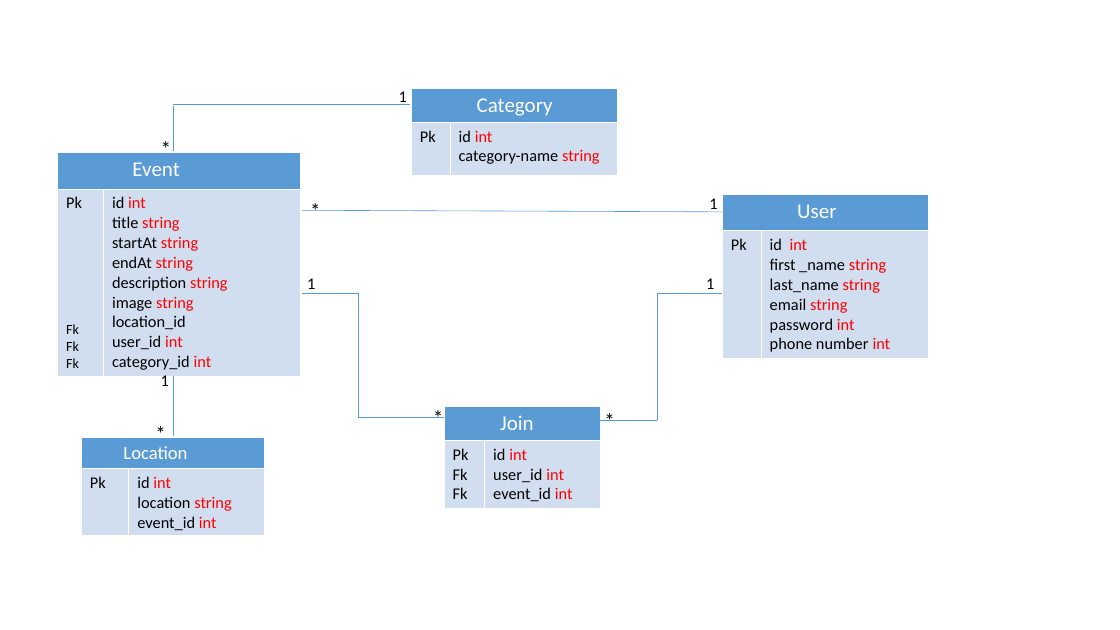
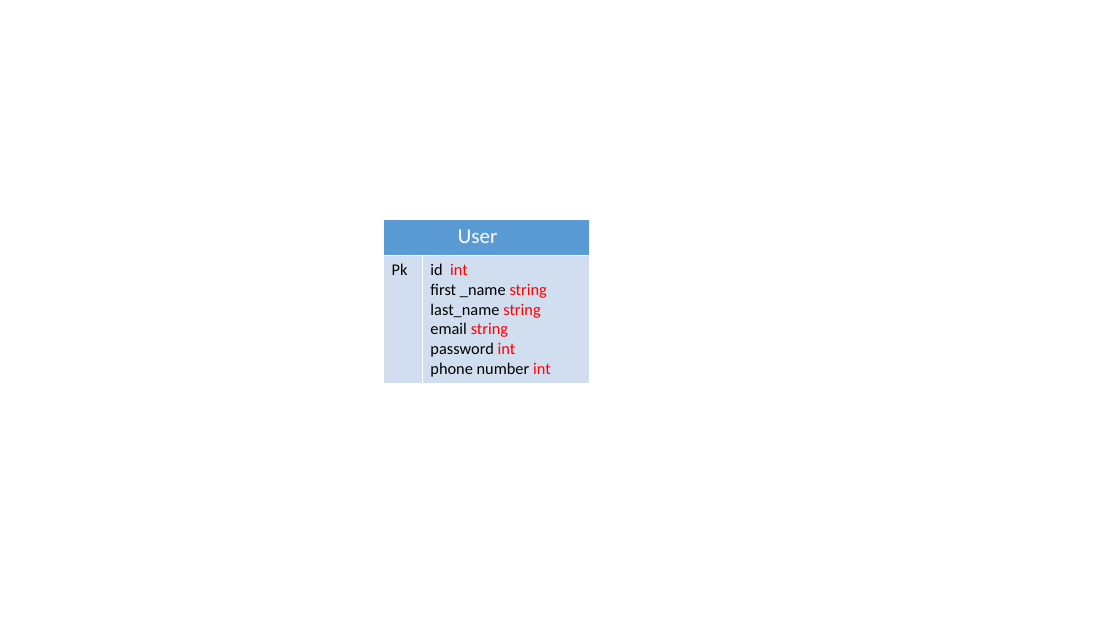
Before and after one commit to pnc-virtual-company/2021-G2-V2-PART1, a slide deck: slide 2 of docs/ER-DIAGRAM.pptx. Drawn at 1120x630 pixels with LibreOffice and Linux fonts; fonts in the diff are those of the drawing. Boxes give left, top, right and bottom in pixels: in the first picture for what was removed or moved away, otherwise in the second. Text is boxed around its words. In the diff, an @@ line names an element or a change of style, - is before the commit and + after.

Commit message:
#2 ERD user signin/signup

```diff
--- a/docs/ER-DIAGRAM.pptx
+++ b/docs/ER-DIAGRAM.pptx
@@ table removed at (412,88,618,176), 2 rows, 2 columns @@
-Category | 
-Pk | id int / category-name string
@@ line removed from (173, 150) to (173, 106) @@
@@ line removed from (173, 105) to (410, 105) @@
@@ text removed at (399,91,407,105) @@
-1
@@ text removed at (152,132,242,166) @@
-*
@@ table removed at (58,153,302,374), 2 rows, 2 columns @@
-Event | 
-Pk / Fk / Fk / Fk | id int / title string / startAt string / endAt string / description string / image string / location_id / user_id int / category_id int
@@ text removed at (302,193,392,227) @@
-*
@@ text removed at (709,198,717,212) @@
-1
@@ line removed from (723, 212) to (302, 210) @@
@@ table: place and size @@
-table at (723,195,928,357)
+table at (383,219,589,381)
@@ line removed from (302, 293) to (358, 293) @@
@@ text removed at (307,278,315,294) @@
-1
@@ line removed from (359, 417) to (359, 293) @@
@@ line removed from (658, 420) to (658, 293) @@
@@ line removed from (658, 293) to (723, 293) @@
@@ text removed at (706,278,714,294) @@
-1
@@ text removed at (161,373,169,386) @@
-1
@@ line removed from (173, 436) to (173, 376) @@
@@ text removed at (147,417,237,450) @@
-*
@@ line removed from (358, 418) to (444, 418) @@
@@ text removed at (425,401,515,434) @@
-*
@@ table removed at (444,407,601,507), 2 rows, 2 columns @@
-Join | 
-Pk / Fk / Fk | id int / user_id int / event_id int
@@ text removed at (597,403,686,437) @@
-*
@@ table removed at (82,438,266,536), 2 rows, 2 columns @@
-Location | 
-Pk | id int / location string / event_id int
@@ line removed from (597, 420) to (658, 420) @@
```
